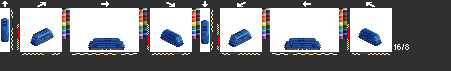
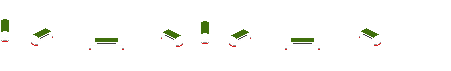
Comparing the layer stacks of the two w=451, h=71 images. Changes:
showed "bk1", painted on it over [1, 19, 381, 50]
hid "my" over [0, 0, 451, 71]
